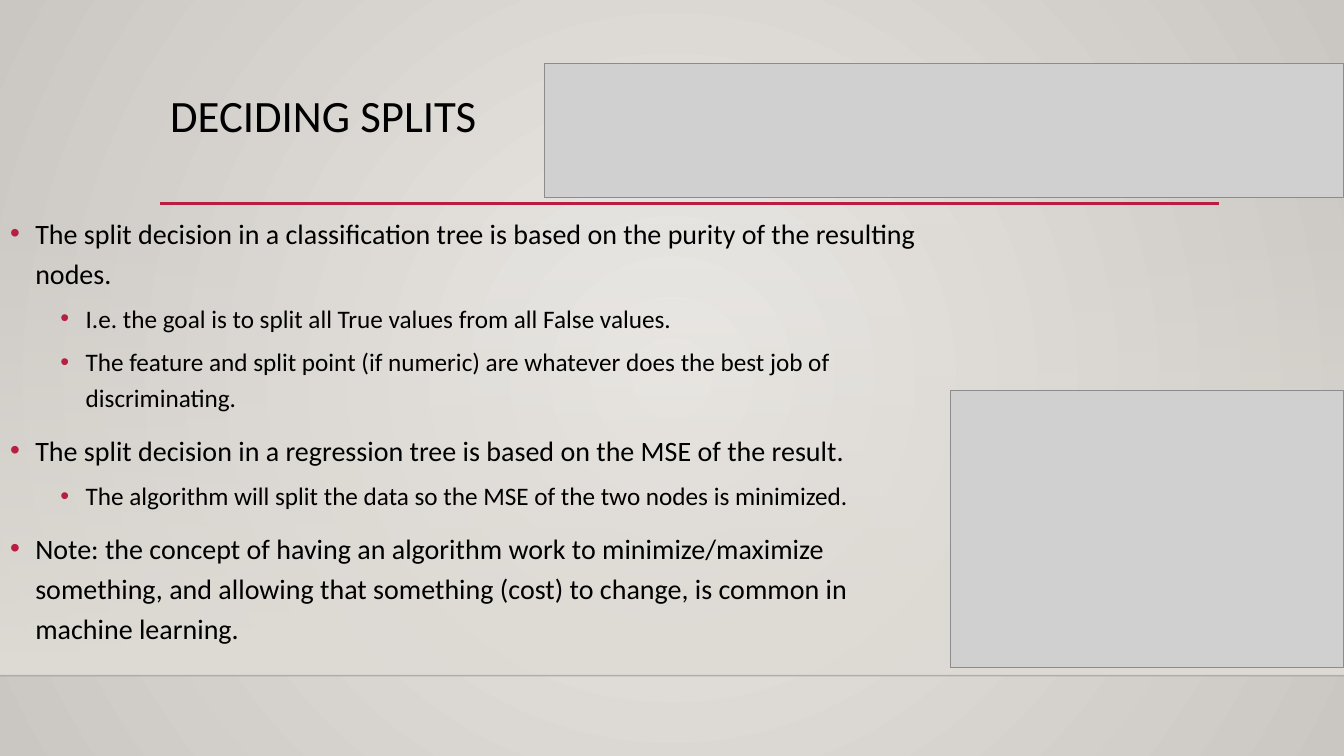
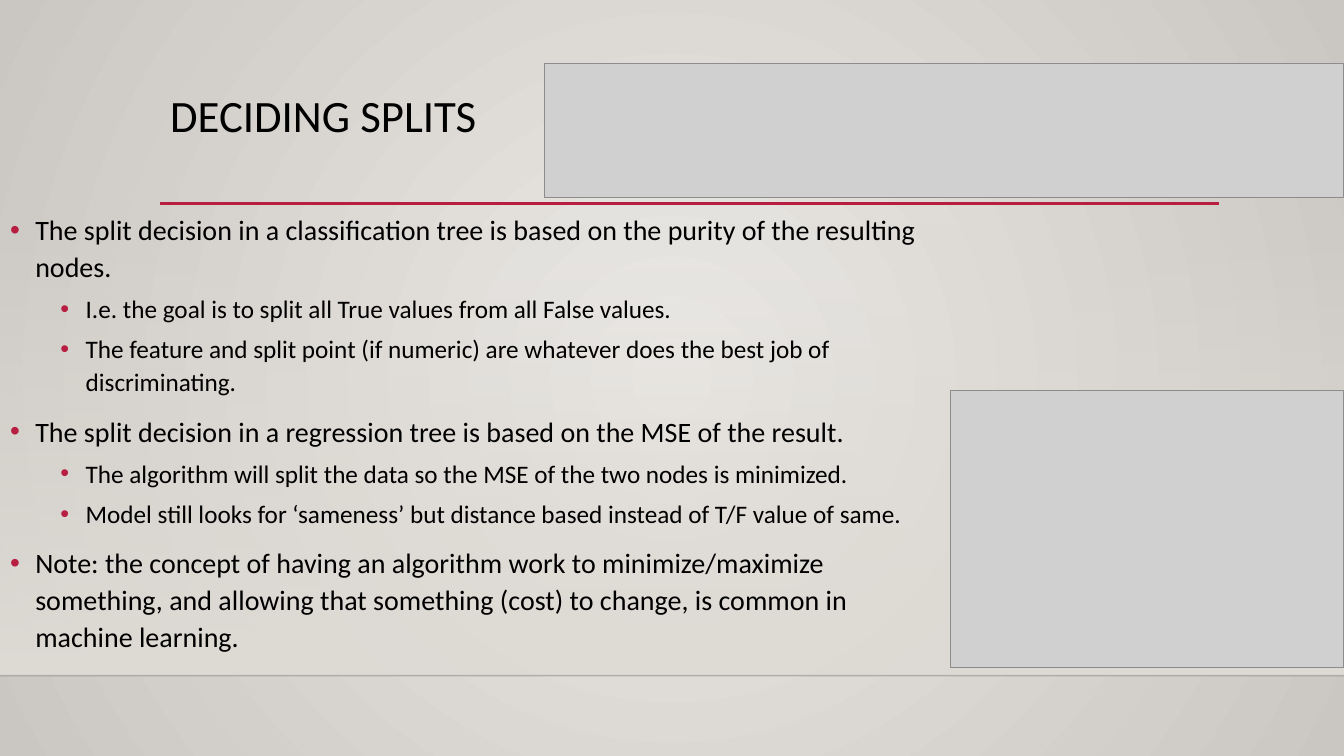
Before and after one commit to glennybarnes/Intro_to_Machine_Learning_Students, a slide deck: slide 6 of reference_content/Slides/006_regression_trees.pptx (slide 5 before the commit). Drawn at 1344x756 pixels with LibreOffice and Linux fonts; fonts in the diff are those of the drawing; grey boxes stand for pictures; background and template pictures are left out. Boxes give left, top, right and bottom in pixels: in the first picture for what was removed or moved away, otherwise in the second. Text is boxed around its words. In the diff, an @@ line names an element or a change of style, - is before the commit and + after.

```diff
--- a/reference_content/Slides/006_regression_trees.pptx
+++ b/reference_content/Slides/006_regression_trees.pptx
@@ text at (35, 220, 915, 652): line spacing 1.2 to 1.1 @@
@@ text at (86, 505, 901, 524): paragraph added @@
+  • Model still looks for ‘sameness’ but distance based instead of T/F value of same.
```
Also in this commit, not shown: 8 other slides changed, 5 slides added, 8 other files.
